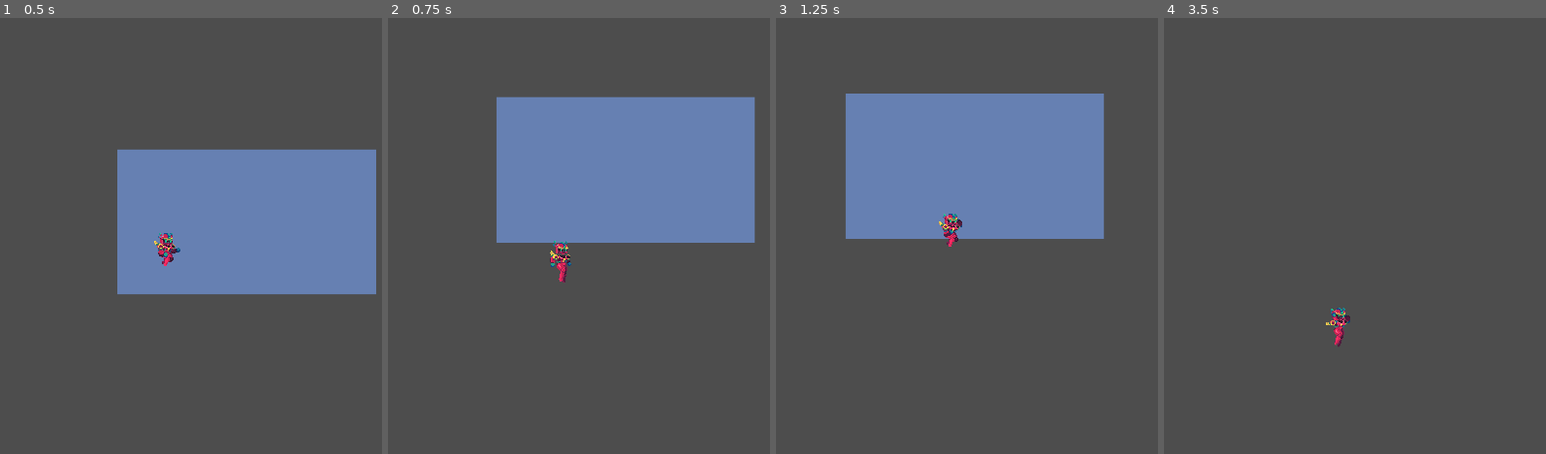
Above: before the commit, frames 1-4 (left to right).
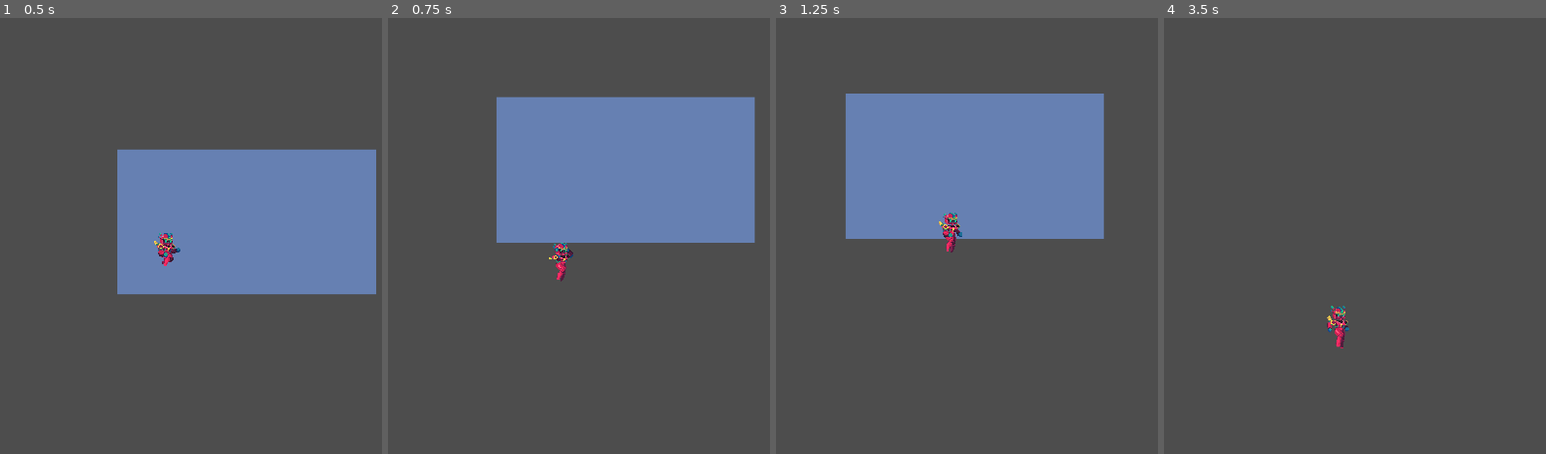
Above: after the commit, the same moments.

Repository: zhujt891229/godot_claw_game_2d
Game: Godot game, scene res://scenes/main.tscn
The game is run twice, just before and just after one commit, with the same random seed, the same clock (stepped at 60 frames per second) and the same inputs.
Inputs:
- Up to frame 1 (0.5 s): no input
- Up to frame 2 (0.75 s): hold D (move_right) from 0.53 s (still down); hold J (shoot, bound only after the commit) from 0.53 s (still down)
- Up to frame 3 (1.25 s): keep holding D (move_right); keep holding J (shoot, bound only after the commit); tap Space (jump) at 0.77, 0.8, 1.07 s
- Up to frame 4 (3.5 s): release J (shoot, bound only after the commit) at 1.28 s; tap Space (jump) at 1.35, 1.52, 1.82, 2.3, 3.02, 3.32 s; tap J (shoot, bound only after the commit) at 1.55, 2.85 s; release D (move_right) at 2.03 s; hold A (move_left) 2.03-2.78 s; hold J (shoot, bound only after the commit) 2.03-2.78 s; hold D (move_right) from 2.78 s (still down)

Frame 1 is identical in both runs. In frame 2, 0.2% of the frame differs, in the area x 42-49%, y 51-61%; in frame 3, 0.2%; in frame 4, 0.3%, in the area x 42-49%, y 66-76%.

Commit message:
feat: 添加敌人预制件和玩家射击系统
- 新建敌人预制件 (scenes/enemy.tscn) 和精灵资源 (resources/enemy_sprites.tres)
  - 支持 walk/attack/die 三种动画
  - 包含 HurtBox 和 AttackArea 碰撞检测
  - 更新 enemy.gd 添加信号处理方法

- 新建子弹系统
  - scripts/bullet.gd: 子弹控制脚本
  - scenes/bullet.tscn: 子弹预制件
  - resources/bullet_sprites.tres: 子弹精灵资源

- 更新玩家射击功能 (scripts/player.gd)
  - 添加 can_shoot 和 shoot_cooldown 参数
  - 实现射击冷却和方向控制
  - 添加 shoot_stand/run/jump 三种射击动画

- 更新项目配置 (project.godot)
  - 添加 shoot 输入动作 (J/S/鼠标左键)
  - 添加 bullets 物理层 (layer 5)

- 更新玩家精灵资源 (resources/player_sprites.tres)
  - 添加射击动画帧定义

Diff:
--- a/project.godot
+++ b/project.godot
@@ -50,6 +50,13 @@
 , Object(InputEventKey,"resource_local_to_scene":false,"resource_name":"","device":-1,"window_id":0,"alt_pressed":false …(186 unchanged characters)…
 ]
 }
+shoot={
+"deadzone": 0.5,
+"events": [Object(InputEventKey,"resource_local_to_scene":false,"resource_name":"","device":-1,"window_id":0,"alt_pressed":false,"shift_pressed":false,"ctrl_pressed":false,"meta_pressed":false,"pressed":false,"keycode":0,"physical_keycode":74,"key_label":0,"unicode":106,"location":0,"echo":false,"script":null)
+, Object(InputEventKey,"resource_local_to_scene":false,"resource_name":"","device":-1,"window_id":0,"alt_pressed":false,"shift_pressed":false,"ctrl_pressed":false,"meta_pressed":false,"pressed":false,"keycode":0,"physical_keycode":83,"key_label":0,"unicode":115,"location":0,"echo":false,"script":null)
+, Object(InputEventMouseButton,"resource_local_to_scene":false,"resource_name":"","device":-1,"window_id":0,"alt_pressed":false,"shift_pressed":false,"ctrl_pressed":false,"meta_pressed":false,"button_mask":1,"position":Vector2(0, 0),"global_position":Vector2(0, 0),"factor":1.0,"button_index":1,"canceled":false,"pressed":true,"double_click":false,"script":null)
+]
+}
 
 [layer_names]
 
@@ -57,6 +64,7 @@
 2d_physics/layer_2="enemies"
 2d_physics/layer_3="terrain"
 2d_physics/layer_4="collectibles"
+2d_physics/layer_5="bullets"
 
 [rendering]
 
--- /dev/null
+++ b/resources/bullet_sprites.tres
@@ -0,0 +1,14 @@
+[gd_resource type="SpriteFrames" format=3 uid="uid://bullet123456789"]
+
+[resource]
+animations = [{
+"frames": [{
+"duration": 1.0,
+"texture": ExtResource("1_texture_bullet")
+}],
+"loop": true,
+"name": &"default",
+"speed": 60.0
+}]
+
+[ext_resource type="Texture2D" uid="uid://bullet987654321" path="res://assets/sprites/Asset/Animations/Other/Bullet.png" id="1_texture_bullet"]
--- /dev/null
+++ b/resources/enemy_sprites.tres
@@ -0,0 +1,300 @@
+[gd_resource type="SpriteFrames" format=3 uid="uid://b8y2k3v9mrfxc"]
+
+[resource]
+animations = [{
+"frames": [{
+"duration": 1.0,
+"texture": ExtResource("1_texture_walk")
+}, {
+"duration": 1.0,
+"texture": ExtResource("1_texture_walk"),
+"region": Rect2(120, 0, 120, 112)
+}, {
+"duration": 1.0,
+"texture": ExtResource("1_texture_walk"),
+"region": Rect2(240, 0, 120, 112)
+}, {
+"duration": 1.0,
+"texture": ExtResource("1_texture_walk"),
+"region": Rect2(360, 0, 120, 112)
+}, {
+"duration": 1.0,
+"texture": ExtResource("1_texture_walk"),
+"region": Rect2(480, 0, 120, 112)
+}, {
+"duration": 1.0,
+"texture": ExtResource("1_texture_walk"),
+"region": Rect2(600, 0, 120, 112)
+}, {
+"duration": 1.0,
+"texture": ExtResource("1_texture_walk"),
+"region": Rect2(720, 0, 120, 112)
+}, {
+"duration": 1.0,
+"texture": ExtResource("1_texture_walk"),
+"region": Rect2(840, 0, 120, 112)
+}, {
+"duration": 1.0,
+"texture": ExtResource("1_texture_walk"),
+"region": Rect2(960, 0, 120, 112)
+}, {
+"duration": 1.0,
+"texture": ExtResource("1_texture_walk"),
+"region": Rect2(1080, 0, 120, 112)
+}, {
+"duration": 1.0,
+"texture": ExtResource("1_texture_walk"),
+"region": Rect2(1200, 0, 120, 112)
+}, {
+"duration": 1.0,
+"texture": ExtResource("1_texture_walk"),
+"region": Rect2(1320, 0, 120, 112)
+}, {
+"duration": 1.0,
+"texture": ExtResource("1_texture_walk"),
+"region": Rect2(1440, 0, 120, 112)
+}, {
+"duration": 1.0,
+"texture": ExtResource("1_texture_walk"),
+"region": Rect2(1560, 0, 120, 112)
+}, {
+"duration": 1.0,
+"texture": ExtResource("1_texture_walk"),
+"region": Rect2(1680, 0, 120, 112)
+}, {
+"duration": 1.0,
+"texture": ExtResource("1_texture_walk"),
+"region": Rect2(1800, 0, 120, 112)
+}, {
+"duration": 1.0,
+"texture": ExtResource("1_texture_walk"),
+"region": Rect2(1920, 0, 120, 112)
+}, {
+"duration": 1.0,
+"texture": ExtResource("1_texture_walk"),
+"region": Rect2(2040, 0, 120, 112)
+}, {
+"duration": 1.0,
+"texture": ExtResource("1_texture_walk"),
+"region": Rect2(2160, 0, 120, 112)
+}, {
+"duration": 1.0,
+"texture": ExtResource("1_texture_walk"),
+"region": Rect2(2280, 0, 120, 112)
+}, {
+"duration": 1.0,
+"texture": ExtResource("1_texture_walk"),
+"region": Rect2(2400, 0, 120, 112)
+}, {
+"duration": 1.0,
+"texture": ExtResource("1_texture_walk"),
+"region": Rect2(2520, 0, 120, 112)
+}],
+"loop": true,
+"name": &"walk",
+"speed": 12.0
+}, {
+"frames": [{
+"duration": 1.0,
+"texture": ExtResource("2_texture_attack")
+}, {
+"duration": 1.0,
+"texture": ExtResource("2_texture_attack"),
+"region": Rect2(120, 0, 120, 112)
+}, {
+"duration": 1.0,
+"texture": ExtResource("2_texture_attack"),
+"region": Rect2(240, 0, 120, 112)
+}, {
+"duration": 1.0,
+"texture": ExtResource("2_texture_attack"),
+"region": Rect2(360, 0, 120, 112)
+}, {
+"duration": 1.0,
+"texture": ExtResource("2_texture_attack"),
+"region": Rect2(480, 0, 120, 112)
+}, {
+"duration": 1.0,
+"texture": ExtResource("2_texture_attack"),
+"region": Rect2(600, 0, 120, 112)
+}, {
+"duration": 1.0,
+"texture": ExtResource("2_texture_attack"),
+"region": Rect2(720, 0, 120, 112)
+}, {
+"duration": 1.0,
+"texture": ExtResource("2_texture_attack"),
+"region": Rect2(840, 0, 120, 112)
+}, {
+"duration": 1.0,
+"texture": ExtResource("2_texture_attack"),
+"region": Rect2(960, 0, 120, 112)
+}, {
+"duration": 1.0,
+"texture": ExtResource("2_texture_attack"),
+"region": Rect2(1080, 0, 120, 112)
+}, {
+"duration": 1.0,
+"texture": ExtResource("2_texture_attack"),
+"region": Rect2(1200, 0, 120, 112)
+}, {
+"duration": 1.0,
+"texture": ExtResource("2_texture_attack"),
+"region": Rect2(1320, 0, 120, 112)
+}, {
+"duration": 1.0,
+"texture": ExtResource("2_texture_attack"),
+"region": Rect2(1440, 0, 120, 112)
+}, {
+"duration": 1.0,
+"texture": ExtResource("2_texture_attack"),
+"region": Rect2(1560, 0, 120, 112)
+}, {
+"duration": 1.0,
+"texture": ExtResource("2_texture_attack"),
+"region": Rect2(1680, 0, 120, 112)
+}, {
+"duration": 1.0,
+"texture": ExtResource("2_texture_attack"),
+"region": Rect2(1800, 0, 120, 112)
+}, {
+"duration": 1.0,
+"texture": ExtResource("2_texture_attack"),
+"region": Rect2(1920, 0, 120, 112)
+}, {
+"duration": 1.0,
+"texture": ExtResource("2_texture_attack"),
+"region": Rect2(2040, 0, 120, 112)
+}, {
+"duration": 1.0,
+"texture": ExtResource("2_texture_attack"),
+"region": Rect2(2160, 0, 120, 112)
+}, {
+"duration": 1.0,
+"texture": ExtResource("2_texture_attack"),
+"region": Rect2(2280, 0, 120, 112)
+}, {
+"duration": 1.0,
+"texture": ExtResource("2_texture_attack"),
+"region": Rect2(2400, 0, 120, 112)
+}, {
+"duration": 1.0,
+"texture": ExtResource("2_texture_attack"),
+"region": Rect2(2520, 0, 120, 112)
+}, {
+"duration": 1.0,
+"texture": ExtResource("2_texture_attack"),
+"region": Rect2(2640, 0, 120, 112)
+}, {
+"duration": 1.0,
+"texture": ExtResource("2_texture_attack"),
+"region": Rect2(2760, 0, 120, 112)
+}, {
+"duration": 1.0,
+"texture": ExtResource("2_texture_attack"),
+"region": Rect2(2880, 0, 120, 112)
+}, {
+"duration": 1.0,
+"texture": ExtResource("2_texture_attack"),
+"region": Rect2(3000, 0, 120, 112)
+}, {
+"duration": 1.0,
+"texture": ExtResource("2_texture_attack"),
+"region": Rect2(3120, 0, 120, 112)
+}, {
+"duration": 1.0,
+"texture": ExtResource("2_texture_attack"),
+"region": Rect2(3240, 0, 120, 112)
+}, {
+"duration": 1.0,
+"texture": ExtResource("2_texture_attack"),
+"region": Rect2(3360, 0, 120, 112)
+}, {
+"duration": 1.0,
+"texture": ExtResource("2_texture_attack"),
+"region": Rect2(3480, 0, 120, 112)
+}],
+"loop": false,
+"name": &"attack",
+"speed": 15.0
+}, {
+"frames": [{
+"duration": 1.0,
+"texture": ExtResource("3_texture_die")
+}, {
+"duration": 1.0,
+"texture": ExtResource("3_texture_die"),
+"region": Rect2(120, 0, 120, 112)
+}, {
+"duration": 1.0,
+"texture": ExtResource("3_texture_die"),
+"region": Rect2(240, 0, 120, 112)
+}, {
+"duration": 1.0,
+"texture": ExtResource("3_texture_die"),
+"region": Rect2(360, 0, 120, 112)
+}, {
+"duration": 1.0,
+"texture": ExtResource("3_texture_die"),
+"region": Rect2(480, 0, 120, 112)
+}, {
+"duration": 1.0,
+"texture": ExtResource("3_texture_die"),
+"region": Rect2(600, 0, 120, 112)
+}, {
+"duration": 1.0,
+"texture": ExtResource("3_texture_die"),
+"region": Rect2(720, 0, 120, 112)
+}, {
+"duration": 1.0,
+"texture": ExtResource("3_texture_die"),
+"region": Rect2(840, 0, 120, 112)
+}, {
+"duration": 1.0,
+"texture": ExtResource("3_texture_die"),
+"region": Rect2(960, 0, 120, 112)
+}, {
+"duration": 1.0,
+"texture": ExtResource("3_texture_die"),
+"region": Rect2(1080, 0, 120, 112)
+}, {
+"duration": 1.0,
+"texture": ExtResource("3_texture_die"),
+"region": Rect2(1200, 0, 120, 112)
+}, {
+"duration": 1.0,
+"texture": ExtResource("3_texture_die"),
+"region": Rect2(1320, 0, 120, 112)
+}, {
+"duration": 1.0,
+"texture": ExtResource("3_texture_die"),
+"region": Rect2(1440, 0, 120, 112)
+}, {
+"duration": 1.0,
+"texture": ExtResource("3_texture_die"),
+"region": Rect2(1560, 0, 120, 112)
+}, {
+"duration": 1.0,
+"texture": ExtResource("3_texture_die"),
+"region": Rect2(1680, 0, 120, 112)
+}, {
+"duration": 1.0,
+"texture": ExtResource("3_texture_die"),
+"region": Rect2(1800, 0, 120, 112)
+}, {
+"duration": 1.0,
+"texture": ExtResource("3_texture_die"),
+"region": Rect2(1920, 0, 120, 112)
+}, {
+"duration": 1.0,
+"texture": ExtResource("3_texture_die"),
+"region": Rect2(2040, 0, 120, 112)
+}],
+"loop": false,
+"name": &"die",
+"speed": 12.0
+}]
+
+[ext_resource type="Texture2D" uid="uid://d7k2m8p3vwxr1" path="res://assets/sprites/Asset/Animations/Enemy/Walk.png" id="1_texture_walk"]
+[ext_resource type="Texture2D" uid="uid://e9n4x7q2wmys8" path="res://assets/sprites/Asset/Animations/Enemy/Attack.png" id="2_texture_attack"]
+[ext_resource type="Texture2D" uid="uid://f2p8k5v1nrxt9" path="res://assets/sprites/Asset/Animations/Enemy/Die.png" id="3_texture_die"]
--- a/resources/player_sprites.tres
+++ b/resources/player_sprites.tres
@@ -6,6 +6,9 @@
 [ext_resource type="Texture2D" uid="uid://62uydagowmmn" path="res://assets/sprites/Asset/Animations/Player/Die.png" id="4_die"]
 [ext_resource type="Texture2D" uid="uid://cnravwaqauyuv" path="res://assets/sprites/Asset/Animations/Player/Hit_Stand.png" id="5_hit_stand"]
 [ext_resource type="Texture2D" uid="uid://biddvlvmd1yc1" path="res://assets/sprites/Asset/Animations/Player/Hit_Jump.png" id="6_hit_jump"]
+[ext_resource type="Texture2D" uid="uid://shoot_stand123" path="res://assets/sprites/Asset/Animations/Player/Shoot_Stand.png" id="7_shoot_stand"]
+[ext_resource type="Texture2D" uid="uid://shoot_run456" path="res://assets/sprites/Asset/Animations/Player/Shoot_Run.png" id="8_shoot_run"]
+[ext_resource type="Texture2D" uid="uid://shoot_jump789" path="res://assets/sprites/Asset/Animations/Player/Shoot_Jump.png" id="9_shoot_jump"]
 
 [sub_resource type="AtlasTexture" id="AtlasTexture_51plh"]
 atlas = ExtResource("4_die")
@@ -202,6 +205,94 @@
 [sub_resource type="AtlasTexture" id="AtlasTexture_mebas"]
 atlas = ExtResource("2_run")
 region = Rect2(512, 0, 64, 64)
+
+[sub_resource type="AtlasTexture" id="AtlasTexture_shoot_stand_1"]
+atlas = ExtResource("7_shoot_stand")
+region = Rect2(0, 0, 64, 64)
+
+[sub_resource type="AtlasTexture" id="AtlasTexture_shoot_stand_2"]
+atlas = ExtResource("7_shoot_stand")
+region = Rect2(64, 0, 64, 64)
+
+[sub_resource type="AtlasTexture" id="AtlasTexture_shoot_stand_3"]
+atlas = ExtResource("7_shoot_stand")
+region = Rect2(128, 0, 64, 64)
+
+[sub_resource type="AtlasTexture" id="AtlasTexture_shoot_stand_4"]
+atlas = ExtResource("7_shoot_stand")
+region = Rect2(192, 0, 64, 64)
+
+[sub_resource type="AtlasTexture" id="AtlasTexture_shoot_stand_5"]
+atlas = ExtResource("7_shoot_stand")
+region = Rect2(256, 0, 64, 64)
+
+[sub_resource type="AtlasTexture" id="AtlasTexture_shoot_stand_6"]
+atlas = ExtResource("7_shoot_stand")
+region = Rect2(320, 0, 64, 64)
+
+[sub_resource type="AtlasTexture" id="AtlasTexture_shoot_run_1"]
+atlas = ExtResource("8_shoot_run")
+region = Rect2(0, 0, 64, 64)
+
+[sub_resource type="AtlasTexture" id="AtlasTexture_shoot_run_2"]
+atlas = ExtResource("8_shoot_run")
+region = Rect2(64, 0, 64, 64)
+
+[sub_resource type="AtlasTexture" id="AtlasTexture_shoot_run_3"]
+atlas = ExtResource("8_shoot_run")
+region = Rect2(128, 0, 64, 64)
+
+[sub_resource type="AtlasTexture" id="AtlasTexture_shoot_run_4"]
+atlas = ExtResource("8_shoot_run")
+region = Rect2(192, 0, 64, 64)
+
+[sub_resource type="AtlasTexture" id="AtlasTexture_shoot_run_5"]
+atlas = ExtResource("8_shoot_run")
+region = Rect2(256, 0, 64, 64)
+
+[sub_resource type="AtlasTexture" id="AtlasTexture_shoot_run_6"]
+atlas = ExtResource("8_shoot_run")
+region = Rect2(320, 0, 64, 64)
+
+[sub_resource type="AtlasTexture" id="AtlasTexture_shoot_run_7"]
+atlas = ExtResource("8_shoot_run")
+region = Rect2(384, 0, 64, 64)
+
+[sub_resource type="AtlasTexture" id="AtlasTexture_shoot_run_8"]
+atlas = ExtResource("8_shoot_run")
+region = Rect2(448, 0, 64, 64)
+
+[sub_resource type="AtlasTexture" id="AtlasTexture_shoot_jump_1"]
+atlas = ExtResource("9_shoot_jump")
+region = Rect2(0, 0, 64, 64)
+
+[sub_resource type="AtlasTexture" id="AtlasTexture_shoot_jump_2"]
+atlas = ExtResource("9_shoot_jump")
+region = Rect2(64, 0, 64, 64)
+
+[sub_resource type="AtlasTexture" id="AtlasTexture_shoot_jump_3"]
+atlas = ExtResource("9_shoot_jump")
+region = Rect2(128, 0, 64, 64)
+
+[sub_resource type="AtlasTexture" id="AtlasTexture_shoot_jump_4"]
+atlas = ExtResource("9_shoot_jump")
+region = Rect2(192, 0, 64, 64)
+
+[sub_resource type="AtlasTexture" id="AtlasTexture_shoot_jump_5"]
+atlas = ExtResource("9_shoot_jump")
+region = Rect2(256, 0, 64, 64)
+
+[sub_resource type="AtlasTexture" id="AtlasTexture_shoot_jump_6"]
+atlas = ExtResource("9_shoot_jump")
+region = Rect2(320, 0, 64, 64)
+
+[sub_resource type="AtlasTexture" id="AtlasTexture_shoot_jump_7"]
+atlas = ExtResource("9_shoot_jump")
+region = Rect2(384, 0, 64, 64)
+
+[sub_resource type="AtlasTexture" id="AtlasTexture_shoot_jump_8"]
+atlas = ExtResource("9_shoot_jump")
+region = Rect2(448, 0, 64, 64)
 
 [resource]
 animations = [{
@@ -381,4 +472,85 @@
 "loop": true,
 "name": &"run",
 "speed": 12.0
+}, {
+"frames": [{
+"duration": 1.0,
+"texture": SubResource("AtlasTexture_shoot_stand_1")
+}, {
+"duration": 1.0,
+"texture": SubResource("AtlasTexture_shoot_stand_2")
+}, {
+"duration": 1.0,
+"texture": SubResource("AtlasTexture_shoot_stand_3")
+}, {
+"duration": 1.0,
+"texture": SubResource("AtlasTexture_shoot_stand_4")
+}, {
+"duration": 1.0,
+"texture": SubResource("AtlasTexture_shoot_stand_5")
+}, {
+"duration": 1.0,
+"texture": SubResource("AtlasTexture_shoot_stand_6")
+}],
+"loop": false,
+"name": &"shoot_stand",
+"speed": 12.0
+}, {
+"frames": [{
+"duration": 1.0,
+"texture": SubResource("AtlasTexture_shoot_run_1")
+}, {
+"duration": 1.0,
+"texture": SubResource("AtlasTexture_shoot_run_2")
+}, {
+"duration": 1.0,
+"texture": SubResource("AtlasTexture_shoot_run_3")
+}, {
+"duration": 1.0,
+"texture": SubResource("AtlasTexture_shoot_run_4")
+}, {
+"duration": 1.0,
+"texture": SubResource("AtlasTexture_shoot_run_5")
+}, {
+"duration": 1.0,
+"texture": SubResource("AtlasTexture_shoot_run_6")
+}, {
+"duration": 1.0,
+"texture": SubResource("AtlasTexture_shoot_run_7")
+}, {
+"duration": 1.0,
+"texture": SubResource("AtlasTexture_shoot_run_8")
+}],
+"loop": true,
+"name": &"shoot_run",
+"speed": 12.0
+}, {
+"frames": [{
+"duration": 1.0,
+"texture": SubResource("AtlasTexture_shoot_jump_1")
+}, {
+"duration": 1.0,
+"texture": SubResource("AtlasTexture_shoot_jump_2")
+}, {
+"duration": 1.0,
+"texture": SubResource("AtlasTexture_shoot_jump_3")
+}, {
+"duration": 1.0,
+"texture": SubResource("AtlasTexture_shoot_jump_4")
+}, {
+"duration": 1.0,
+"texture": SubResource("AtlasTexture_shoot_jump_5")
+}, {
+"duration": 1.0,
+"texture": SubResource("AtlasTexture_shoot_jump_6")
+}, {
+"duration": 1.0,
+"texture": SubResource("AtlasTexture_shoot_jump_7")
+}, {
+"duration": 1.0,
+"texture": SubResource("AtlasTexture_shoot_jump_8")
+}],
+"loop": false,
+"name": &"shoot_jump",
+"speed": 12.0
 }]
--- /dev/null
+++ b/scenes/bullet.tscn
@@ -0,0 +1,23 @@
+[gd_scene format=4 uid="uid://bullet1234567890"]
+
+[ext_resource type="Script" path="res://scripts/bullet.gd" id="1_script"]
+[ext_resource type="SpriteFrames" uid="uid://bullet123456789" path="res://resources/bullet_sprites.tres" id="2_sprites"]
+
+[sub_resource type="RectangleShape2D" id="RectangleShape2D_bullet"]
+size = Vector2(20, 6)
+
+[node name="Bullet" type="Area2D" groups=["bullet"]]
+collision_layer = 4
+collision_mask = 2
+script = ExtResource("1_script")
+
+[node name="Sprite2D" type="Sprite2D" parent="."]
+sprite_frames = ExtResource("2_sprites")
+animation = &"default"
+autoplay = "default"
+scale = Vector2(2, 2)
+
+[node name="CollisionShape2D" type="CollisionShape2D" parent="."]
+shape = SubResource("RectangleShape2D_bullet")
+
+[connection signal="body_entered" from="." to="." method="_on_body_entered"]
--- /dev/null
+++ b/scenes/enemy.tscn
@@ -0,0 +1,42 @@
+[gd_scene format=4 uid="uid://c5x8m2n9pwqrk"]
+
+[ext_resource type="Script" path="res://scripts/enemy.gd" id="1_script"]
+[ext_resource type="SpriteFrames" uid="uid://b8y2k3v9mrfxc" path="res://resources/enemy_sprites.tres" id="2_sprites"]
+
+[sub_resource type="RectangleShape2D" id="RectangleShape2D_enemy"]
+size = Vector2(40, 50)
+
+[sub_resource type="RectangleShape2D" id="RectangleShape2D_attack"]
+size = Vector2(50, 30)
+
+[node name="Enemy" type="CharacterBody2D" groups=["enemy"]]
+collision_layer = 2
+collision_mask = 1
+script = ExtResource("1_script")
+
+[node name="AnimatedSprite2D" type="AnimatedSprite2D" parent="."]
+sprite_frames = ExtResource("2_sprites")
+animation = &"walk"
+autoplay = "walk"
+scale = Vector2(1.5, 1.5)
+
+[node name="CollisionShape2D" type="CollisionShape2D" parent="."]
+shape = SubResource("RectangleShape2D_enemy")
+
+[node name="AttackArea" type="Area2D" parent="."]
+collision_layer = 0
+collision_mask = 1
+
+[node name="AttackShape" type="CollisionShape2D" parent="AttackArea"]
+shape = SubResource("RectangleShape2D_attack")
+
+[node name="HurtBox" type="Area2D" parent="."]
+collision_layer = 0
+collision_mask = 1
+
+[node name="HurtShape" type="CollisionShape2D" parent="HurtBox"]
+shape = SubResource("RectangleShape2D_enemy")
+
+[connection signal="body_entered" from="HurtBox" to="." method="_on_hurt_box_body_entered"]
+[connection signal="body_entered" from="AttackArea" to="." method="_on_attack_area_body_entered"]
+[connection signal="animation_finished" from="AnimatedSprite2D" to="." method="_on_animation_finished"]
--- /dev/null
+++ b/scripts/bullet.gd
@@ -0,0 +1,90 @@
+extends Area2D
+
+## 子弹脚本
+## 玩家发射的子弹，直线飞行，击中敌人后消失
+
+@export var speed: float = 400.0  # 子弹飞行速度
+@export var damage: int = 1       # 伤害值
+@export var lifetime: float = 3.0 # 最大存在时间（秒）
+
+var direction: int = 1  # 飞行方向：1=右，-1=左
+var is_active: bool = true
+
+
+func _ready() -> void:
+	# 设置碰撞层和遮罩
+	collision_layer = 4    # bullets 层
+	collision_mask = 2     # enemies 层
+
+	# 添加自身到 bullets 组
+	add_to_group("bullets")
+
+	# 设置存活时间
+	get_tree().create_timer(lifetime).timeout.connect(_on_lifetime_expired)
+
+
+func _physics_process(delta: float) -> void:
+	if not is_active:
+		return
+
+	# 水平移动
+	position.x += direction * speed * delta
+
+
+## 初始化子弹（从对象池获取时调用）
+func initialize(start_position: Vector2, shoot_direction: int) -> void:
+	position = start_position
+	direction = shoot_direction
+
+	# 翻转精灵朝向
+	var sprite: Sprite2D = $Sprite2D
+	if sprite:
+		sprite.flip_h = (shoot_direction < 0)
+
+
+## 子弹停用（用于对象池）
+func deactivate() -> void:
+	is_active = false
+	set_physics_process(false)
+	set_process(false)
+	visible = false
+
+
+## 子弹激活
+func activate() -> void:
+	is_active = true
+	set_physics_process(true)
+	set_process(true)
+	visible = true
+
+
+## 存活时间到期
+func _on_lifetime_expired() -> void:
+	destroy()
+
+
+## 碰撞处理 - 击中敌人
+func _on_body_entered(body: Node2D) -> void:
+	if not is_active:
+		return
+
+	if body.is_in_group("enemy"):
+		# 对敌人造成伤害
+		if body.has_method("take_damage"):
+			body.take_damage(damage)
+
+		print("子弹击中敌人，造成 %d 点伤害" % damage)
+		destroy()
+
+	# 碰到地形也消失
+	if body.is_in_group("terrain"):
+		destroy()
+
+
+## 销毁子弹
+func destroy() -> void:
+	is_active = false
+
+	# 简单处理：直接移除
+	# TODO: 可以添加击中特效
+	queue_free()
--- a/scripts/enemy.gd
+++ b/scripts/enemy.gd
@@ -18,6 +18,10 @@
 var direction: int = 1
 var player: Node2D = null
 var is_dead: bool = false
+
+# === 节点引用 ===
+@onready var animated_sprite: AnimatedSprite2D = $AnimatedSprite2D
+@onready var collision_shape: CollisionShape2D = $CollisionShape2D
 
 
 func _ready() -> void:
@@ -120,6 +124,36 @@
 	queue_free()
 
 
+## 受伤箱碰撞处理
+func _on_hurt_box_body_entered(body: Node2D) -> void:
+	if body.is_in_group("player") and not is_dead:
+		# 对玩家造成伤害
+		if body.has_method("take_damage"):
+			body.take_damage(damage, sign(body.global_position.x - global_position.x))
+
+
+## 攻击区域碰撞处理
+func _on_attack_area_body_entered(body: Node2D) -> void:
+	if body.is_in_group("player") and current_state == State.CHASE:
+		# 播放攻击动画
+		if animated_sprite and not animated_sprite.is_playing():
+			animated_sprite.play("attack")
+
+
+## 动画完成处理
+func _on_animation_finished() -> void:
+	if is_dead:
+		return
+
+	# 攻击动画完成后返回巡逻或追踪状态
+	if animated_sprite and animated_sprite.animation == "attack":
+		if player and global_position.distance_to(player.global_position) <= detect_range:
+			current_state = State.CHASE
+		else:
+			current_state = State.PATROL
+			animated_sprite.play("walk")
+
+
 func _on_visible_on_screen_enabler_2d_screen_exited() -> void:
 	# 离开屏幕时停用
 	set_physics_process(false)
--- a/scripts/player.gd
+++ b/scripts/player.gd
@@ -11,6 +11,8 @@
 @export var coyote_time: float = 0.1  # 边缘缓冲时间
 @export var jump_buffer_time: float = 0.1  # 跳跃缓冲时间
 @export var can_double_jump: bool = true  # 是否允许二段跳
+@export var can_shoot: bool = true  # 是否允许射击
+@export var shoot_cooldown: float = 0.3  # 射击冷却时间（秒）
 
 # === 状态变量 ===
 var is_on_ground: bool = false
@@ -22,6 +24,8 @@
 var jump_count: int = 0  # 跳跃次数（用于二段跳）
 var max_jumps: int = 2  # 最大跳跃次数
 var current_health: int = 3  # 当前生命值
+var shoot_timer: float = 0.0  # 射击冷却计时器
+var is_shooting: bool = false  # 是否正在射击
 
 # === 节点引用 ===
 @onready var animated_sprite: AnimatedSprite2D = $AnimatedSprite2D
@@ -45,6 +49,8 @@
 		hurt_timer -= delta
 	else:
 		is_hurt = false
+	if shoot_timer > 0:
+		shoot_timer -= delta
 
 	# 应用重力
 	if not is_on_floor():
@@ -58,6 +64,10 @@
 	# 跳跃缓冲
 	if Input.is_action_just_pressed("jump"):
 		jump_buffer_timer = jump_buffer_time
+
+	# 射击处理
+	if can_shoot and Input.is_action_pressed("shoot"):
+		_try_shoot(direction)
 
 	# 水平移动
 	if direction:
@@ -184,3 +194,80 @@
 func set_animation_speed(animation_name: String, fps: float) -> void:
 	if animated_sprite and animated_sprite.sprite_frames.has_animation(animation_name):
 		animated_sprite.sprite_frames.set_animation_speed(animation_name, fps)
+
+
+## 尝试射击
+func _try_shoot(facing_direction: float) -> void:
+	if shoot_timer > 0:
+		return
+
+	# 确定射击方向（如果没有面向，则默认向右）
+	var shoot_dir: int = 1
+	if facing_direction != 0:
+		shoot_dir = int(sign(facing_direction))
+	elif animated_sprite and animated_sprite.flip_h:
+		shoot_dir = -1
+
+	# 发射子弹
+	_shoot(shoot_dir)
+
+	# 重置冷却时间
+	shoot_timer = shoot_cooldown
+
+
+## 发射子弹
+func _shoot(direction: int) -> void:
+	# 加载子弹预制件
+	var bullet_scene = load("res://scenes/bullet.tscn")
+	if not bullet_scene:
+		print("错误：无法加载子弹预制件")
+		return
+
+	# 实例化子弹
+	var bullet = bullet_scene.instantiate()
+
+	# 设置子弹位置（从玩家位置发射）
+	var bullet_start_pos = global_position
+	bullet_start_pos.x += direction * 30  # 从玩家前方发射
+	bullet_start_pos.y -= 10  # 稍微向上调整
+
+	# 初始化子弹
+	if bullet.has_method("initialize"):
+		bullet.initialize(bullet_start_pos, direction)
+
+	# 添加到场景树
+	get_tree().current_scene.add_child(bullet)
+
+	print("发射子弹！方向：", "右" if direction > 0 else "左")
+
+	# 播放射击动画
+	_play_shoot_animation()
+
+
+## 播放射击动画
+func _play_shoot_animation() -> void:
+	if not animated_sprite or not can_shoot:
+		return
+
+	var anim_name = "shoot_stand"
+
+	# 根据状态选择动画
+	if not is_on_floor():
+		anim_name = "shoot_jump"
+	elif abs(velocity.x) > 10:
+		anim_name = "shoot_run"
+	else:
+		anim_name = "shoot_stand"
+
+	# 检查动画是否存在
+	if animated_sprite.sprite_frames.has_animation(anim_name):
+		animated_sprite.play(anim_name)
+	else:
+		# 如果射击动画不存在，使用普通动画
+		_update_animation(Input.get_axis("move_left", "move_right"))
+
+
+## 更新射击冷却
+func _update_shoot_cooldown(delta: float) -> void:
+	if shoot_timer > 0:
+		shoot_timer -= delta
